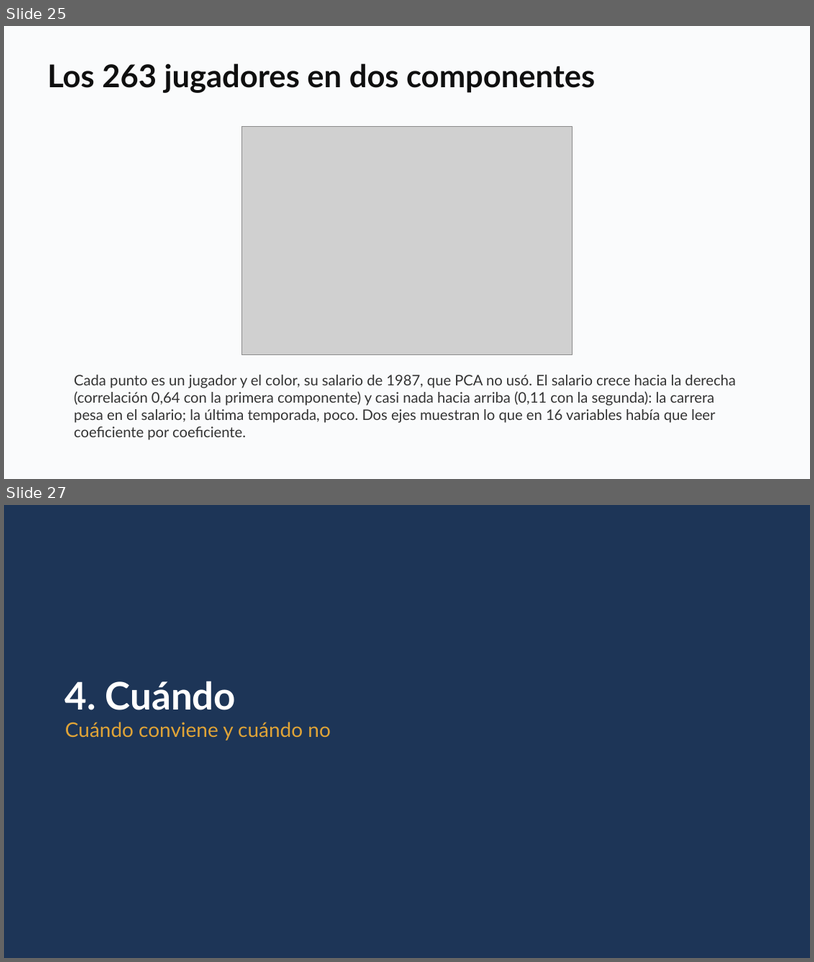
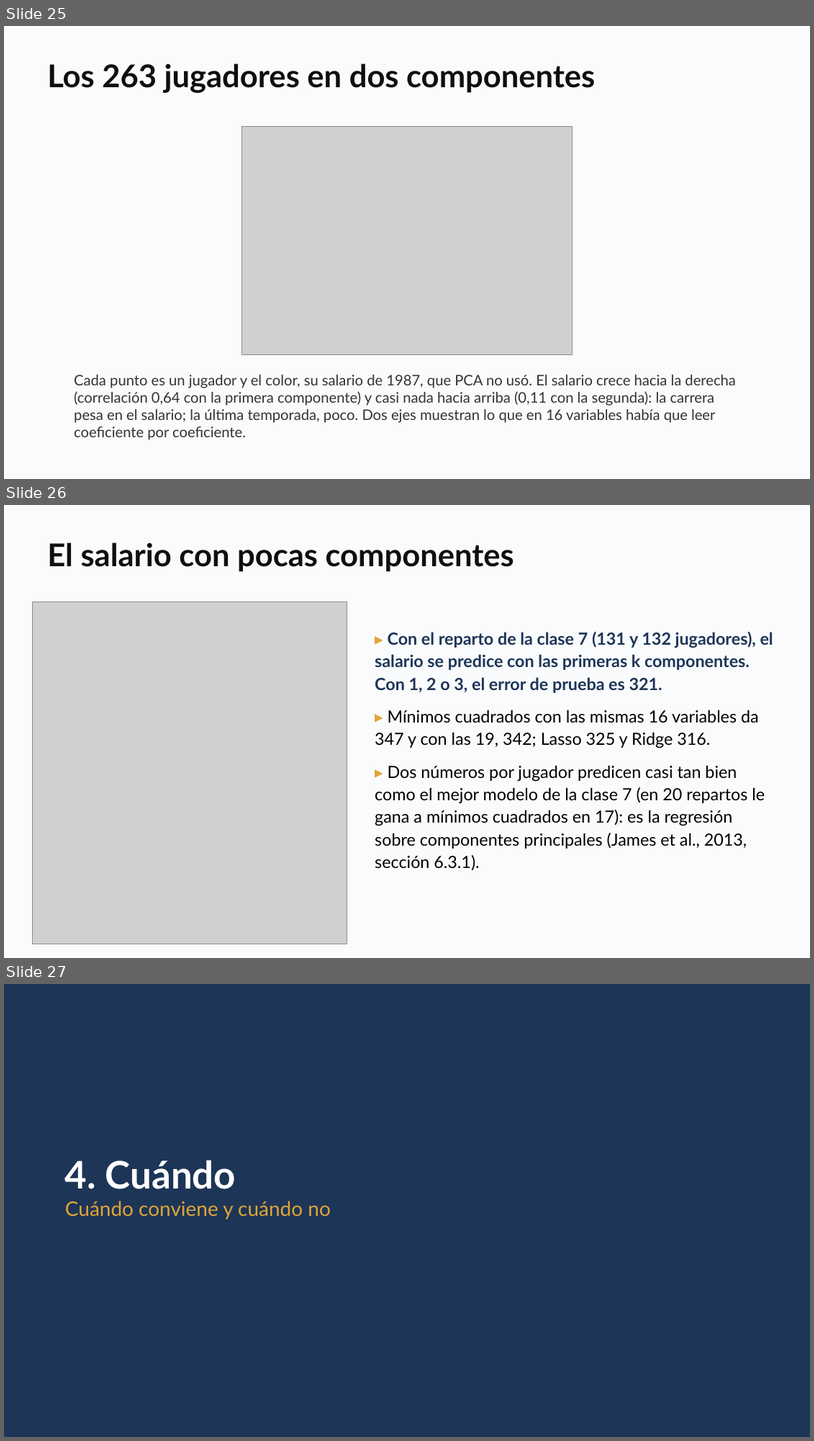
Before and after one commit to daniopitz/diplomado-cdd, a slide deck: presentaciones/clase08_componentes_principales.pptx. Shown one above the other, each under a label of ours: slides 25 and 27 before the commit, slides 25, 26 and 27 after it; the slides between them are not shown. The pictures are 814x962 and 814x1441 pixels, drawn with LibreOffice and Linux fonts; fonts in the diff are those of the drawing; grey boxes stand for pictures. Boxes give left, top, right and bottom in pixels: in the first picture for what was removed or moved away, otherwise in the second. Text is boxed around its words. In the diff, an @@ line names an element or a change of style, - is before the commit and + after.

```diff
--- a/presentaciones/clase08_componentes_principales.pptx
+++ b/presentaciones/clase08_componentes_principales.pptx
@@ slide 26 added at box(4, 505, 810, 958), background #FFFFFF @@
@@ rectangle added at box(4, 505, 810, 958), fill #FAFBFC @@
@@ text added at box(47, 542, 514, 572), 28 pt, text #0F0F0F, bold @@
+El salario con pocas componentes
@@ picture added at box(32, 601, 347, 944) @@
@@ text added at box(375, 632, 774, 870), 15 pt, text #000000 @@
+▸ Con el reparto de la clase 7 (131 y 132 jugadores), el salario se predice con las primeras k componentes. Con 1, 2 o 3, el error de prueba es 321.
+▸ Mínimos cuadrados con las mismas 16 variables da 347 y con las 19, 342; Lasso 325 y Ridge 316.
+▸ Dos números por jugador predicen casi tan bien como el mejor modelo de la clase 7 (en 20 repartos le gana a mínimos cuadrados en 17): es la regresión sobre componentes principales (James et al., 2013, sección 6.3.1).
```
Also in this commit, not shown: 1 slide changed, 1 slide removed, 4 other files.
